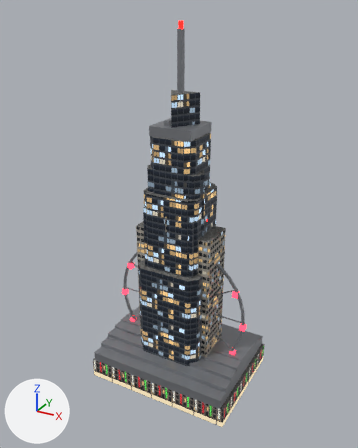
A saved change to the glTF model assets/models/city.glb.
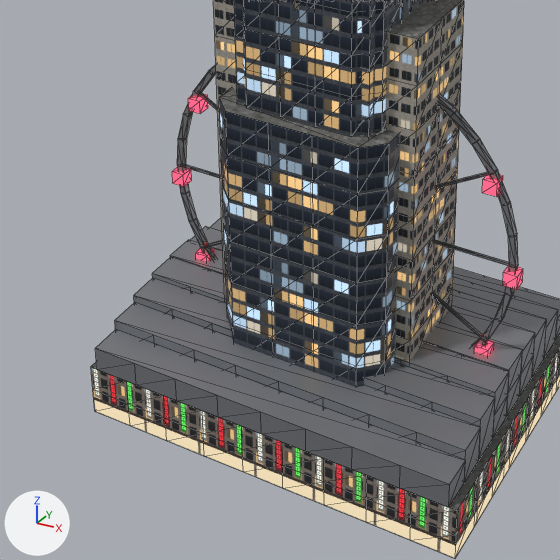
There are two pictures of each version: one whole from a camera (50 mm lens) standing at (139.0, -255.0, 241.0) and looking at (0.0, -1.0, 114.0), one close up on the part from 17% to 73% of the width and 51% to 96% of the height. Arrows for +X, +Y and +Z are at lower left; the lights stay in place. The last two pictures show the newer version. The close-ups show mesh edges as thin lines.

Script lines for the objects in view, before the commit:
```python
ob_b_landmark = bpy.data.objects.new('B_landmark', me_b_landmark)
ob_b_landmark.location = (0.0, 0.0, 0.0)
ob_b_messe = bpy.data.objects.new('B_messe', me_b_messe)
ob_b_messe.location = (0.0, 0.0, 0.0)
ob_b_tower_slab = bpy.data.objects.new('B_tower_slab', me_b_tower_slab)
ob_b_tower_slab.location = (0.0, 0.0, 0.0)
# also in view: 'B_wheel' at (0.0, 0.0, 50.0); 'B_tower_glass' at (0.0, 0.0, 78.0)
```
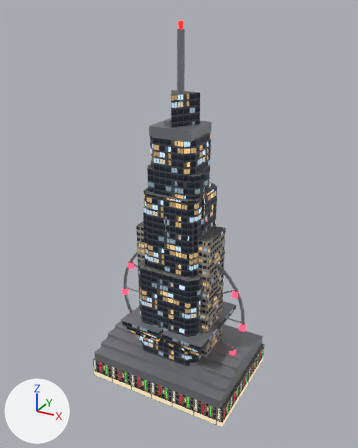
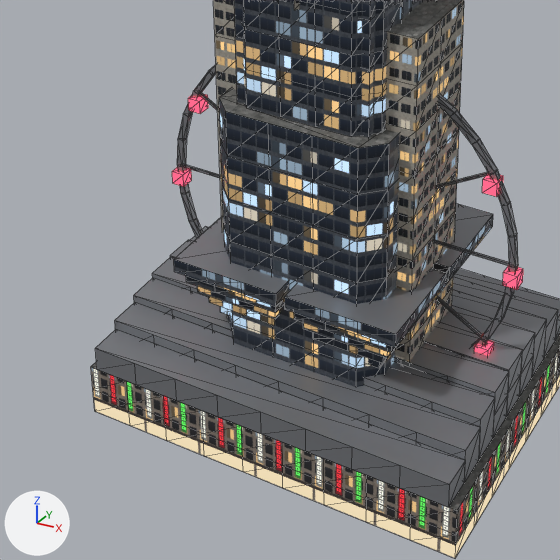
Boxes [x1, y1, x2, y2] around the edits, measured in the close-ups (560 x 560 px):
'B_bigsight', added: after [174, 204, 493, 368]
    faces in mat_f_metal (grey #8c8f94): [174, 204, 493, 334]
    faces in mat_f_glass: [174, 215, 493, 368]

Diff of the bpy script that builds the scene:
```diff
--- a/assets/models/city.glb.py
+++ b/assets/models/city.glb.py
@@ me_b_bigsight @@
+me_b_bigsight.from_pydata(...)  # 520 vertices, 594 faces; spans x -48.0..48.0, y -35.0..35.0, z 0.0..47.1
+# faces by material slot: [416, 56, 2, 120]
+me_b_bigsight.materials.append(mat_f_glass)
+me_b_bigsight.materials.append(mat_f_shop)
+me_b_bigsight.materials.append(mat_f_roof)  # picture img_t_roof
+me_b_bigsight.materials.append(mat_f_metal)  # grey #8c8f94
@@ ob_b_bigsight @@
+ob_b_bigsight = bpy.data.objects.new('B_bigsight', me_b_bigsight)
+ob_b_bigsight.location = (0.0, 0.0, 0.0)
```
